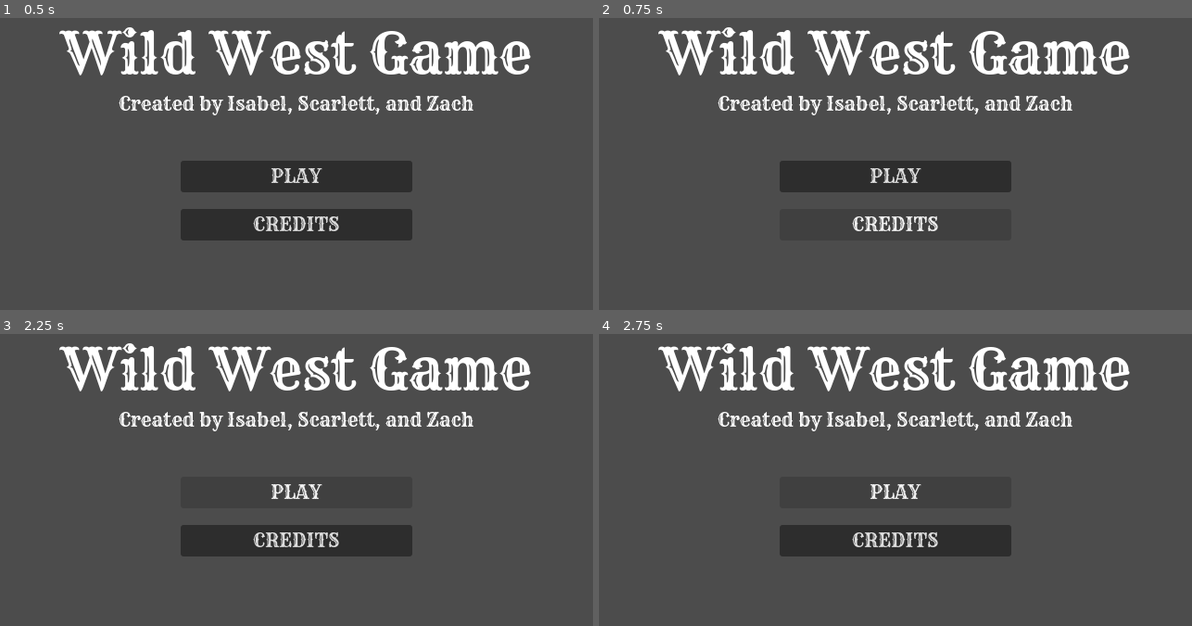
Above: before the commit, frames 1-4 (two rows, left to right).
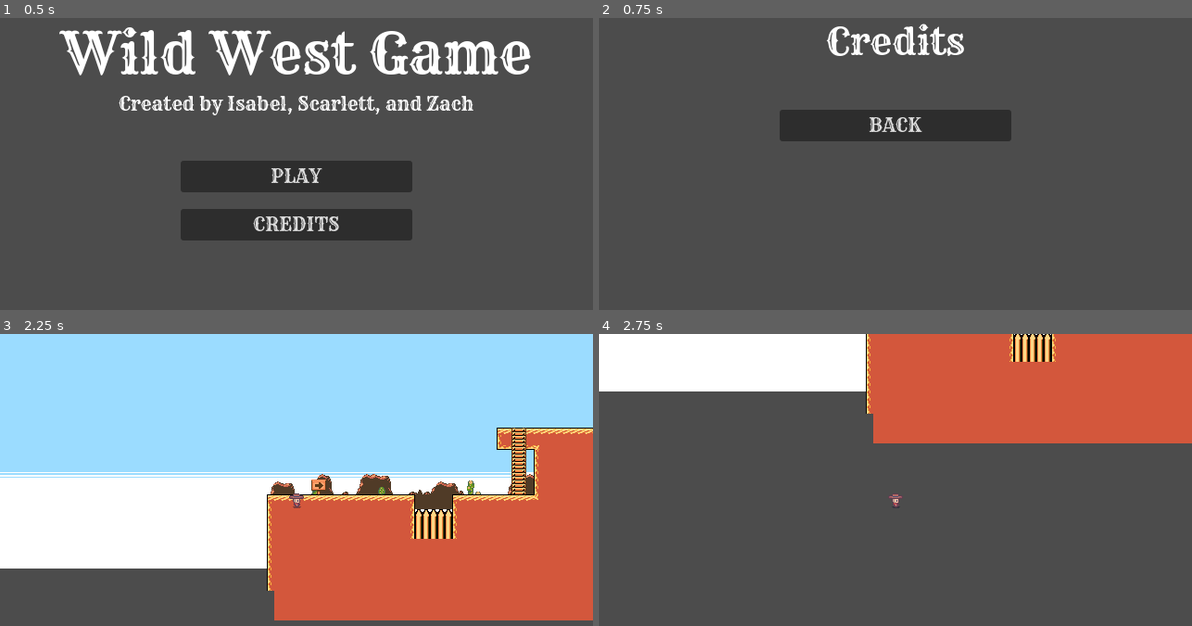
Above: after the commit, the same moments.

Repository: iltusing/hoohacks26
Game: Godot game, scene res://scenes/title.tscn
Two runs of this game, one before a commit and one after it. Both use one fixed random seed, a clock stepped at 60 frames per second and the inputs below.
Inputs (mouse positions are in pixels of both pictures, inside the frame that each line leads up to):
- Up to frame 1 (0.5 s): no input
- Up to frame 2 (0.75 s): click "CREDITS" at 0.5 s
- Up to frame 3 (2.25 s): click (296, 442) at 1.25 s, where only the run after the commit has a clickable "BACK"; click "PLAY" at 2 s
- Up to frame 4 (2.75 s): no input

Frame 1 is identical in both runs. In frame 2, 16% of the frame differs, in the area x 10-90%, y 1-74%; in frame 3, 90%, in the area x 0-100%, y 0-99%; in frame 4, 33%.

Commit message:
Add button scripts

Diff:
--- a/wild-west-game/project.godot
+++ b/wild-west-game/project.godot
@@ -21,7 +21,6 @@
 
 window/size/viewport_width=640
 window/size/viewport_height=360
-window/size/mode=1
 window/stretch/mode="canvas_items"
 
 [input]
--- a/wild-west-game/scenes/main.tscn
+++ b/wild-west-game/scenes/main.tscn
@@ -5,6 +5,7 @@
 [ext_resource type="Texture2D" uid="uid://cdsejeu3mb3ua" path="res://assets/Yeehaw/yeehaw_tileset_standard.png" id="3_o6xl0"]
 [ext_resource type="Texture2D" uid="uid://bhfq2w3umaww1" path="res://assets/Yeehaw/yeehaw_parallax_layerC_standard.png" id="4_tipki"]
 [ext_resource type="Texture2D" uid="uid://cnwehkkqvu1jr" path="res://assets/Yeehaw/yeehaw_parallax_layerB_standard.png" id="5_85g3d"]
+[ext_resource type="PackedScene" path="res://scenes/player.tscn" id="6_tefeu"]
 
 [sub_resource type="TileSetAtlasSource" id="TileSetAtlasSource_74lek"]
 texture = ExtResource("1_tbgi4")
@@ -2169,3 +2170,6 @@
 z_index = -1
 tile_map_data = PackedByteArray("AAACAP//AgAIAAMAAAACAP7/AgAIAAIAAAALAP//AgAJAAMAAAAXAP7/AgAIAAIAAAAXAP//AgAIAAMAAAAYAP//BAANAAEAAAA=")
 tile_set = SubResource("TileSet_lpvoh")
+
+[node name="Player" parent="." unique_id=1502754261 instance=ExtResource("6_tefeu")]
+position = Vector2(0, -7)
--- a/wild-west-game/scenes/title.tscn
+++ b/wild-west-game/scenes/title.tscn
@@ -1,6 +1,7 @@
 [gd_scene format=3 uid="uid://bb45tt6exka7b"]
 
 [ext_resource type="FontFile" uid="uid://b0ttca7j2s5x0" path="res://assets/Fonts/rye.ttf" id="1_4ignj"]
+[ext_resource type="Script" uid="uid://dc2y5ilp8lsto" path="res://scripts/title.gd" id="1_wosw1"]
 
 [sub_resource type="StyleBoxEmpty" id="StyleBoxEmpty_4ignj"]
 
@@ -10,36 +11,38 @@
 anchor_bottom = 1.0
 grow_horizontal = 2
 grow_vertical = 2
+script = ExtResource("1_wosw1")
 
-[node name="VBoxContainer" type="VBoxContainer" parent="." unique_id=1333544472]
+[node name="MAIN" type="VBoxContainer" parent="." unique_id=1333544472]
+unique_name_in_owner = true
 layout_mode = 2
 
-[node name="title_container" type="CenterContainer" parent="VBoxContainer" unique_id=411628715]
+[node name="title_container" type="CenterContainer" parent="MAIN" unique_id=411628715]
 layout_mode = 2
 size_flags_vertical = 0
 
-[node name="title" type="Label" parent="VBoxContainer/title_container" unique_id=1715514048]
+[node name="title" type="Label" parent="MAIN/title_container" unique_id=1715514048]
 layout_mode = 2
 theme_override_fonts/font = ExtResource("1_4ignj")
 theme_override_font_sizes/font_size = 60
 text = "Wild West Game"
 
-[node name="author_container" type="CenterContainer" parent="VBoxContainer" unique_id=969530833]
+[node name="author_container" type="CenterContainer" parent="MAIN" unique_id=969530833]
 layout_mode = 2
 size_flags_vertical = 0
 
-[node name="authors" type="Label" parent="VBoxContainer/author_container" unique_id=999736021]
+[node name="authors" type="Label" parent="MAIN/author_container" unique_id=999736021]
 layout_mode = 2
 theme_override_fonts/font = ExtResource("1_4ignj")
 theme_override_font_sizes/font_size = 20
 text = "Created by Isabel, Scarlett, and Zach"
 
-[node name="HSeparator" type="HSeparator" parent="VBoxContainer" unique_id=1458002189]
+[node name="HSeparator" type="HSeparator" parent="MAIN" unique_id=1458002189]
 custom_minimum_size = Vector2(0, 40)
 layout_mode = 2
 theme_override_styles/separator = SubResource("StyleBoxEmpty_4ignj")
 
-[node name="Play" type="Button" parent="VBoxContainer" unique_id=604020500]
+[node name="Play" type="Button" parent="MAIN" unique_id=604020500]
 custom_minimum_size = Vector2(250, 0)
 layout_mode = 2
 size_flags_horizontal = 4
@@ -47,15 +50,47 @@
 theme_override_font_sizes/font_size = 20
 text = "PLAY"
 
-[node name="HSeparator2" type="HSeparator" parent="VBoxContainer" unique_id=614688487]
+[node name="HSeparator2" type="HSeparator" parent="MAIN" unique_id=614688487]
 custom_minimum_size = Vector2(0, 10)
 layout_mode = 2
 theme_override_styles/separator = SubResource("StyleBoxEmpty_4ignj")
 
-[node name="Credits" type="Button" parent="VBoxContainer" unique_id=1763132349]
+[node name="Credits" type="Button" parent="MAIN" unique_id=1763132349]
 custom_minimum_size = Vector2(250, 0)
 layout_mode = 2
 size_flags_horizontal = 4
 theme_override_fonts/font = ExtResource("1_4ignj")
 theme_override_font_sizes/font_size = 20
 text = "CREDITS"
+
+[node name="CREDITS" type="VBoxContainer" parent="." unique_id=505512961]
+unique_name_in_owner = true
+visible = false
+layout_mode = 2
+
+[node name="title_container" type="CenterContainer" parent="CREDITS" unique_id=200567424]
+layout_mode = 2
+size_flags_vertical = 0
+
+[node name="title" type="Label" parent="CREDITS/title_container" unique_id=455517772]
+layout_mode = 2
+theme_override_fonts/font = ExtResource("1_4ignj")
+theme_override_font_sizes/font_size = 40
+text = "Credits"
+
+[node name="HSeparator" type="HSeparator" parent="CREDITS" unique_id=1379555331]
+custom_minimum_size = Vector2(0, 40)
+layout_mode = 2
+theme_override_styles/separator = SubResource("StyleBoxEmpty_4ignj")
+
+[node name="Back" type="Button" parent="CREDITS" unique_id=1312807804]
+custom_minimum_size = Vector2(250, 0)
+layout_mode = 2
+size_flags_horizontal = 4
+theme_override_fonts/font = ExtResource("1_4ignj")
+theme_override_font_sizes/font_size = 20
+text = "BACK"
+
+[connection signal="pressed" from="MAIN/Play" to="." method="_on_play_pressed"]
+[connection signal="pressed" from="MAIN/Credits" to="." method="_on_credits_pressed"]
+[connection signal="pressed" from="CREDITS/Back" to="." method="_on_back_pressed"]
--- /dev/null
+++ b/wild-west-game/scripts/title.gd
@@ -0,0 +1,16 @@
+extends Node
+
+func _on_ready() -> void:
+	%MAIN.visible = true;
+	%CREDITS.visible = false;
+
+func _on_play_pressed() -> void:
+	get_tree().change_scene_to_file("res://scenes/main.tscn")
+
+func _on_credits_pressed() -> void:
+	%MAIN.visible = false;
+	%CREDITS.visible = true;
+
+func _on_back_pressed() -> void:
+	%MAIN.visible = true;
+	%CREDITS.visible = false;
Not shown, added: wild-west-game/scripts/title.gd.uid
